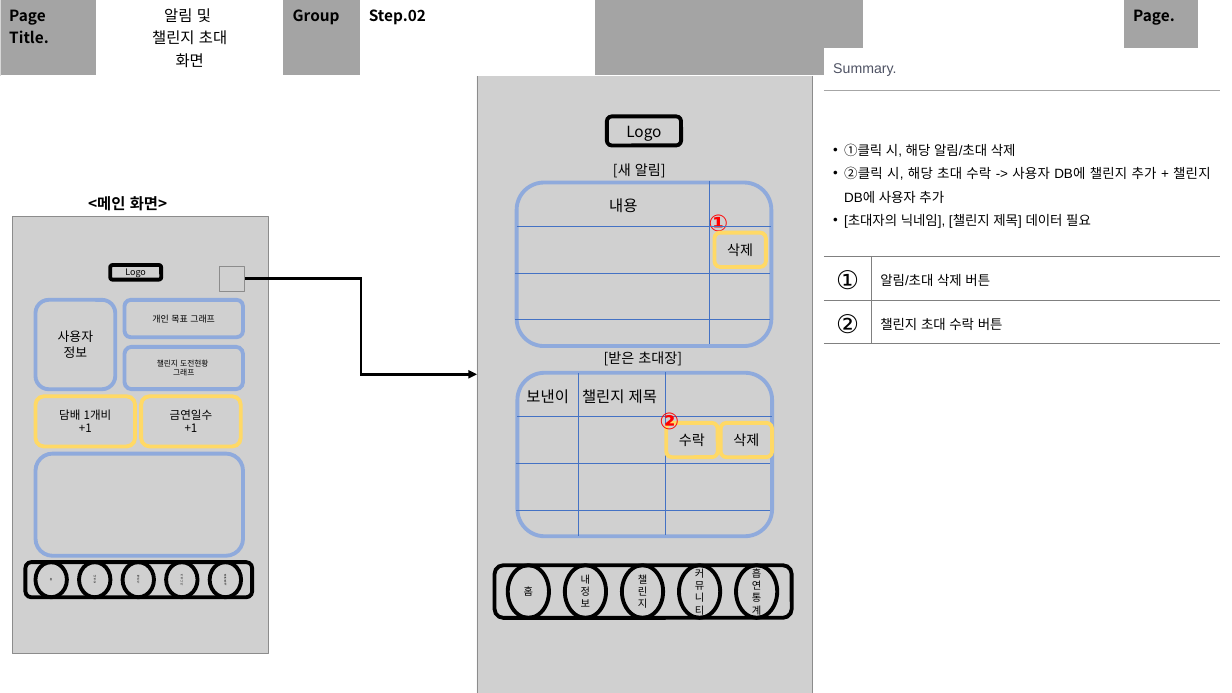
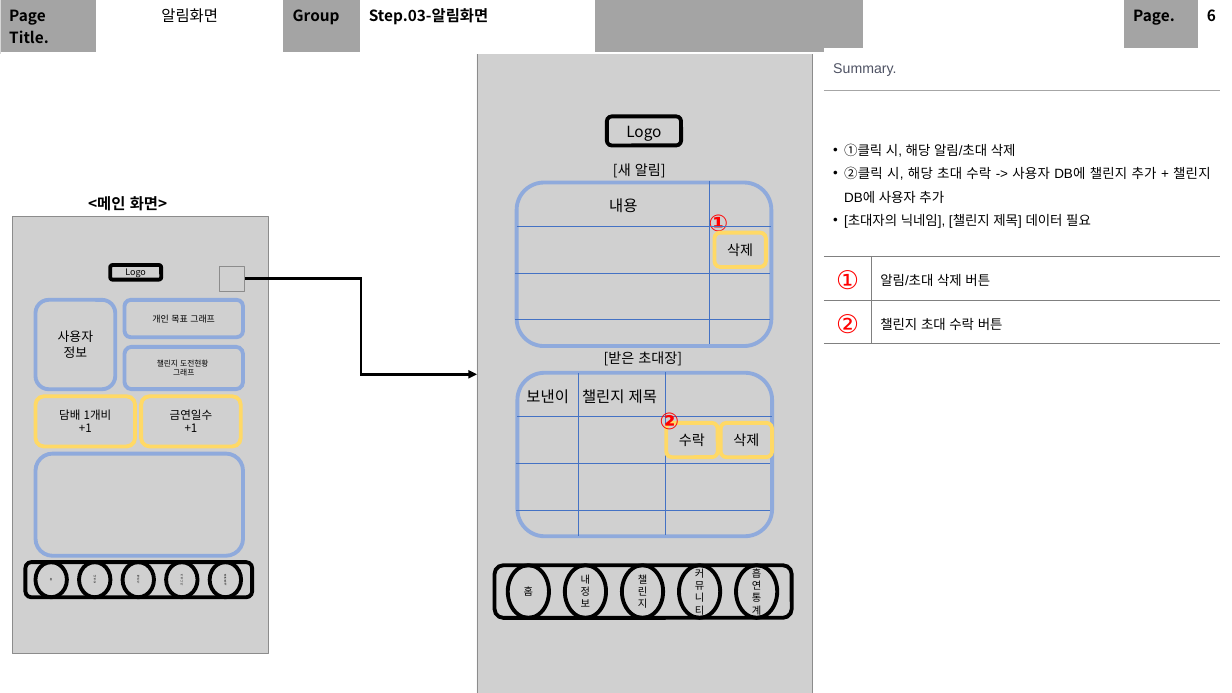
Before and after one commit to SeolMyeongJae/KSA-final-project, a slide deck: slide 8 of 06-최종산출물/UI 및 화면 설계.pptx (slide 7 before the commit). Drawn at 1232x693 pixels with LibreOffice and Linux fonts; fonts in the diff are those of the drawing; grey boxes stand for pictures. Boxes give left, top, right and bottom in pixels: in the first picture for what was removed or moved away, otherwise in the second. Text is boxed around its words. In the diff, an @@ line names an element or a change of style, - is before the commit and + after.

Commit message:
스토리보드 및 화면설계(1차 완성) Ver 0.1

```diff
--- a/06-최종산출물/UI 및 화면 설계.pptx
+++ b/06-최종산출물/UI 및 화면 설계.pptx
@@ table at (0, 0, 1232, 47) @@
-row 1: Page Title. | 알림 및 / 챌린지 초대 / 화면 | Group | Step.02 |  |  |  |  | Page. | 
+row 1: Page Title. | 알림화면 | Group | Step.03-알림화면 |  |  |  |  | Page. | 6
@@ table at (824, 48, 1220, 341) @@
@@ text colour #000000 to #FF0000 in "①", "②" @@
```
Also in this commit, not shown: 15 other slides changed, 15 slides added.
